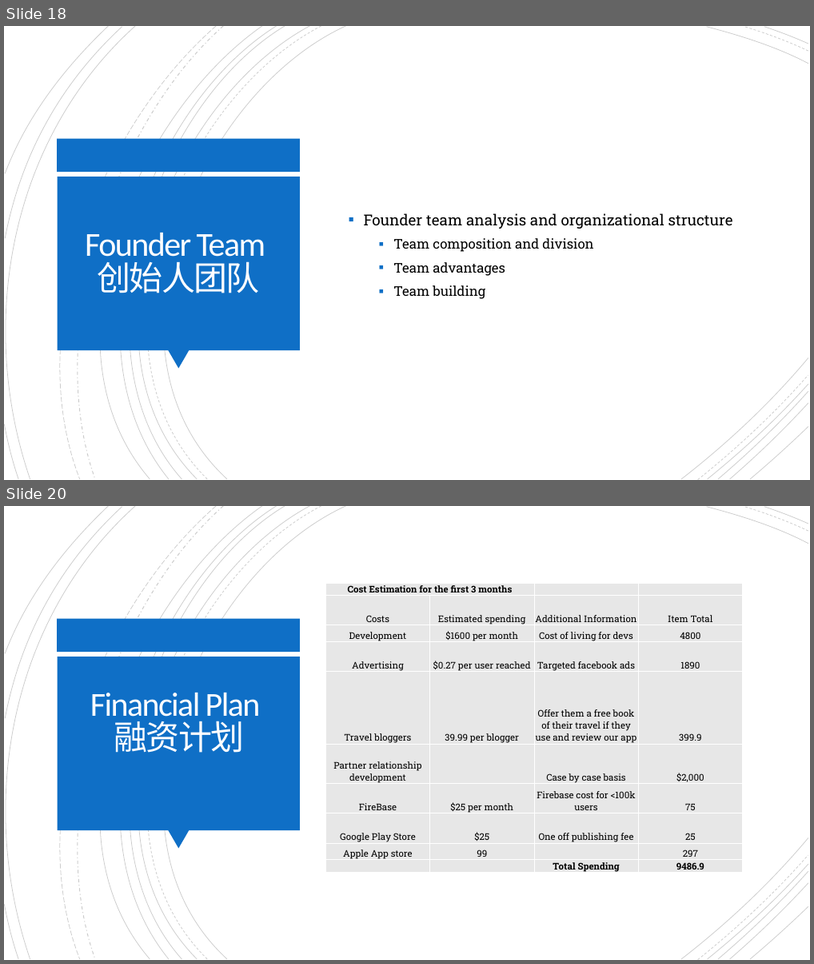
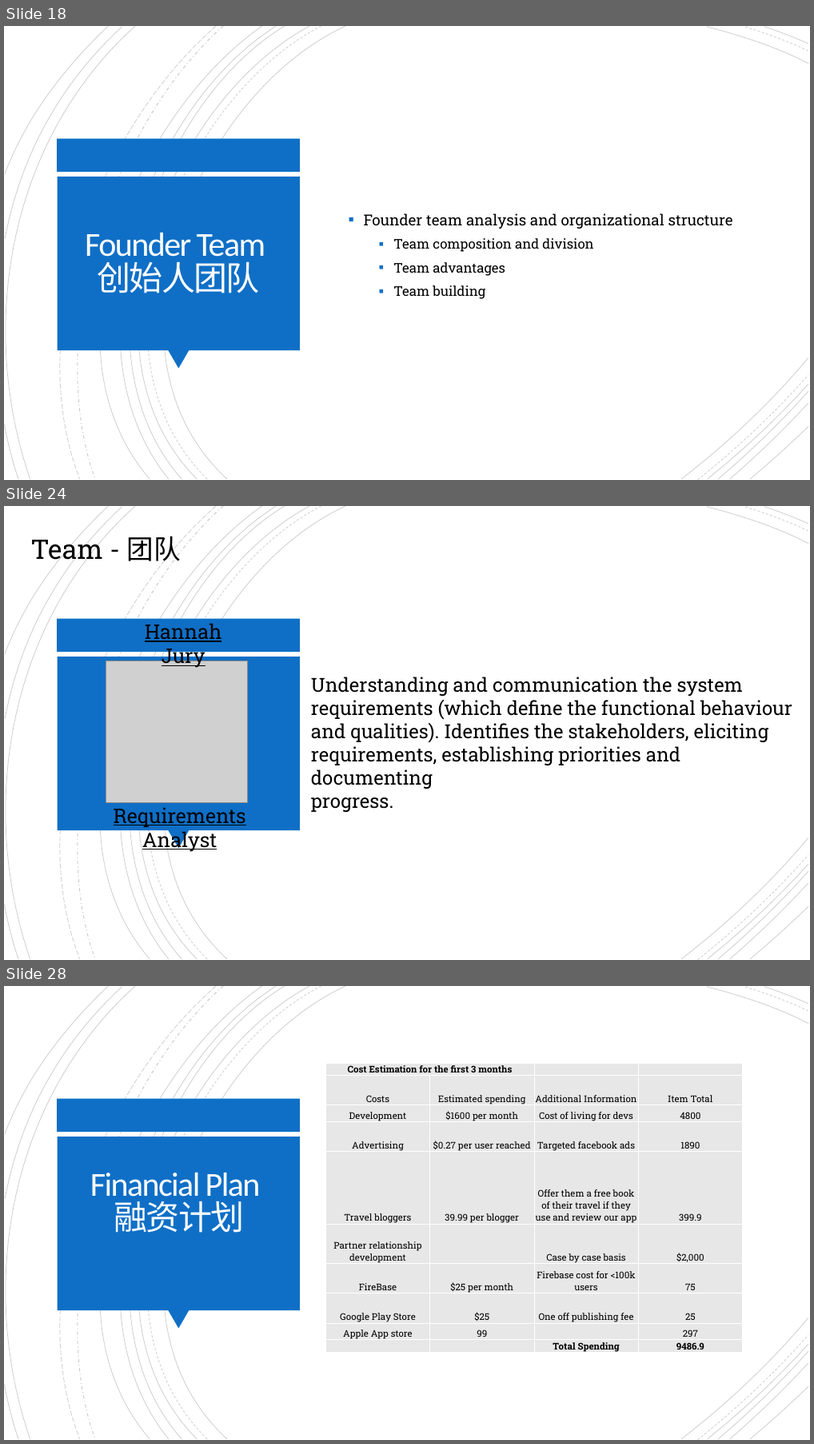
Before and after one commit to SummerProgram2018/AdvenShare, a slide deck: Advenshare Final ppt.pptx. Shown one above the other, each under a label of ours: slides 18 and 20 before the commit, slides 18, 24 and 28 after it; the slides between them are not shown. The pictures are 814x964 and 814x1444 pixels, drawn with LibreOffice and Linux fonts; fonts in the diff are those of the drawing; grey boxes stand for pictures. Boxes give left, top, right and bottom in pixels: in the first picture for what was removed or moved away, otherwise in the second. Text is boxed around its words. In the diff, an @@ line names an element or a change of style, - is before the commit and + after.

```diff
--- a/Advenshare Final ppt.pptx
+++ b/Advenshare Final ppt.pptx
@@ slide 24 added at <box>4,506,810,960</box>, background #FFFFFF; not listed: 24 template elements that a slide beside it also shows @@
@@ text added at <box>31,535,181,566</box>, 32 pt, text #000000 @@
+Team - 团队
@@ text added at <box>145,624,222,668</box>, 24 pt, text #000000, underline @@
+Hannah Jury
@@ picture added at <box>106,661,248,803</box> @@
@@ text added at <box>311,676,793,788</box>, 23 pt, text #000000 @@
+Understanding and communication the system
+requirements (which define the functional behaviour
+and qualities). Identifies the stakeholders, eliciting
+requirements, establishing priorities and documenting
+progress.
@@ text added at <box>114,808,246,852</box>, 24 pt, text #000000, underline @@
+Requirements Analyst
@@ what was slide 20 is now slide 28 @@
```
Also in this commit, not shown: 8 other slides added, 1 slide removed, 1 other file.
